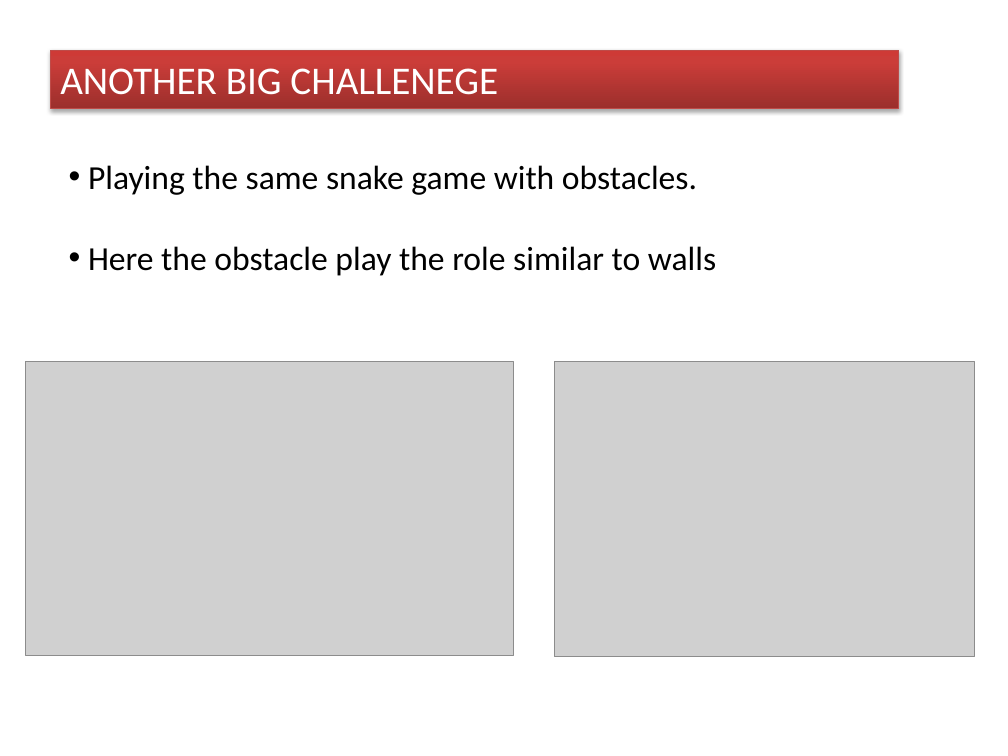
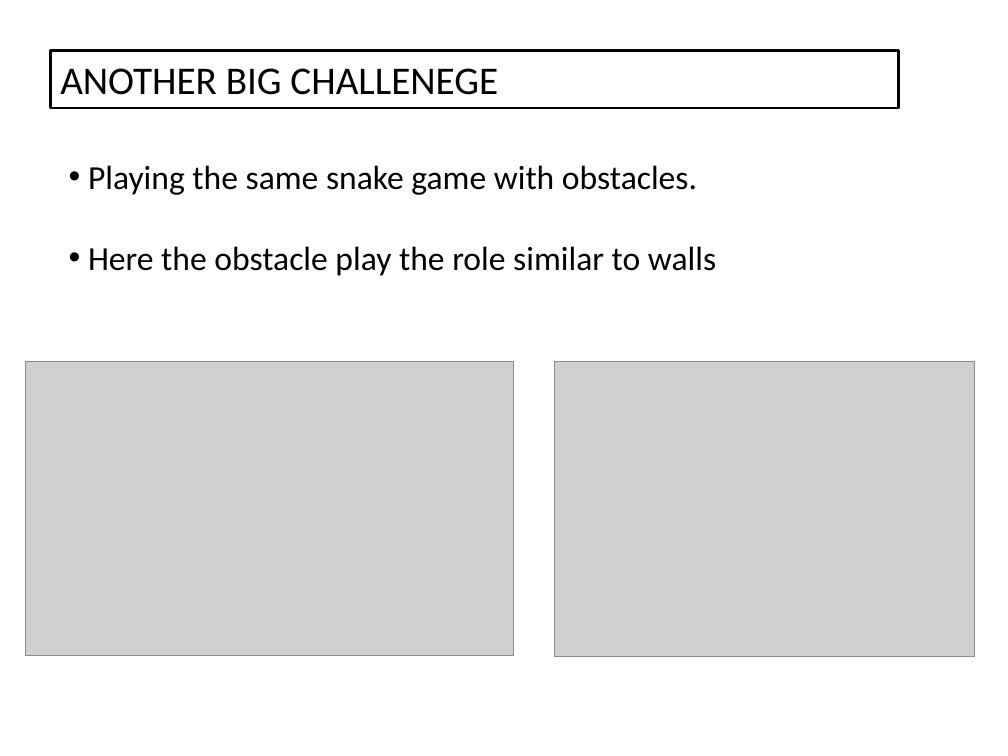
Before and after one commit to Greeny6092/Mini-Project-sem7-, a slide deck: slide 5 of presentation/AI BASED MULTIPLAYER SNAKE GAME(mini project).pptx. Drawn at 1008x756 pixels with LibreOffice and Linux fonts; fonts in the diff are those of the drawing; grey boxes stand for pictures. Boxes give left, top, right and bottom in pixels: in the first picture for what was removed or moved away, otherwise in the second. Text is boxed around its words. In the diff, an @@ line names an element or a change of style, - is before the commit and + after.

```diff
--- a/presentation/AI BASED MULTIPLAYER SNAKE GAME(mini project).pptx
+++ b/presentation/AI BASED MULTIPLAYER SNAKE GAME(mini project).pptx
@@ rectangle "ANOTHER BIG CHALLENEGE" at (50,50,899,108): text colour #FFFFFF to #000000; fill gradient #9C2F2D to #CB3E3A to #CE3B37 to #FFFFFF; outline #BF4C48 0.75 pt to #000000 2 pt; shadow off @@
```
Also in this commit, not shown: 4 other slides changed.
